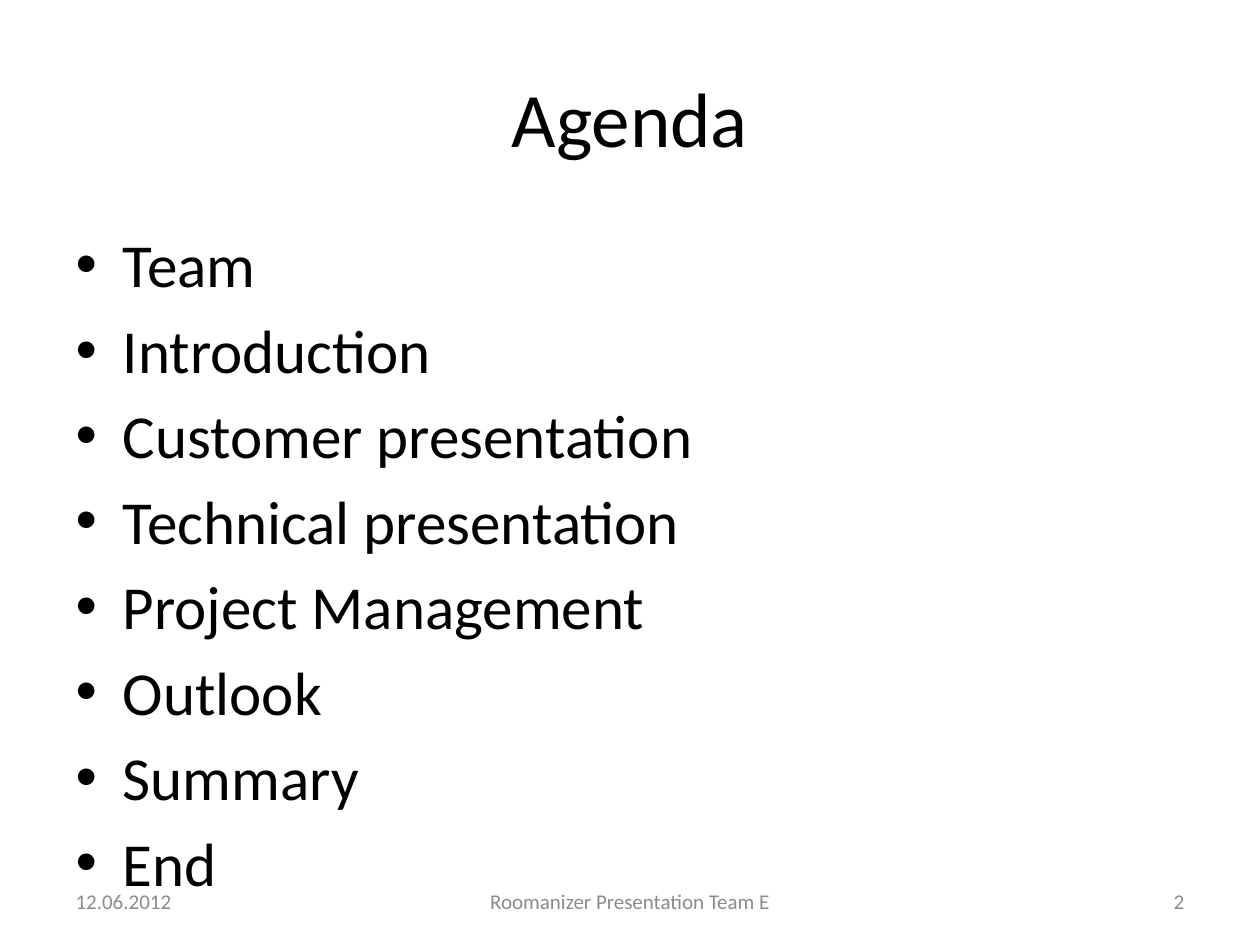
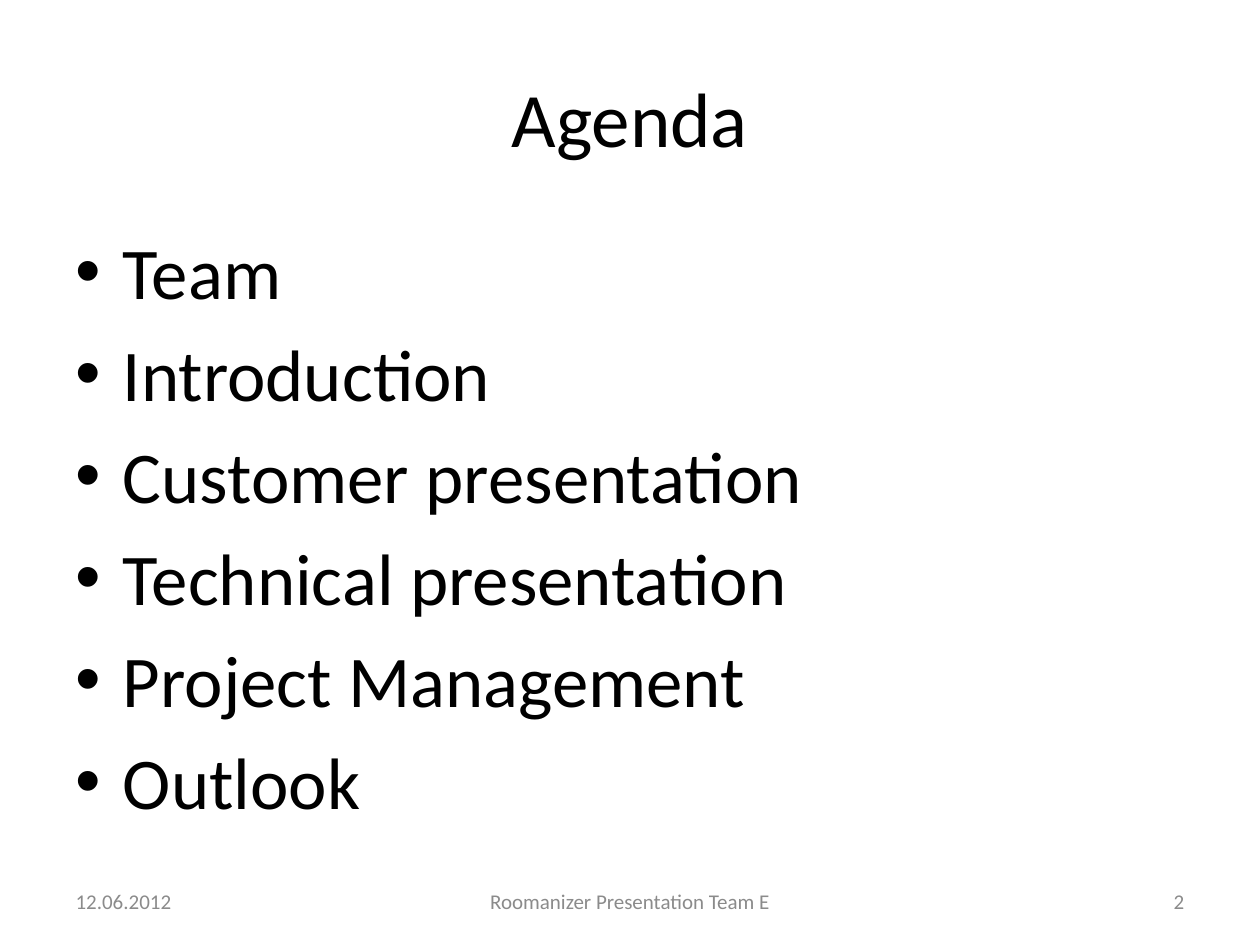
Before and after one commit to markusmo/HotelSoftware, a slide deck: slide 2 of Documentation/Praesentation/PresentationRoomanizer.pptx. Drawn at 1260x945 pixels with LibreOffice and Linux fonts; fonts in the diff are those of the drawing. Boxes give left, top, right and bottom in pixels: in the first picture for what was removed or moved away, otherwise in the second. Text is boxed around its words. In the diff, an @@ line names an element or a change of style, - is before the commit and + after.

```diff
--- a/Documentation/Praesentation/PresentationRoomanizer.pptx
+++ b/Documentation/Praesentation/PresentationRoomanizer.pptx
@@ text "Team" at box(123, 252, 802, 810): size 34.9 to 41.6 pt; more space between paragraphs @@
@@ text at box(123, 760, 359, 810): paragraphs removed @@
-• Summary
-• End
```
Also in this commit, not shown: 8 other slides changed, 2 other files.
